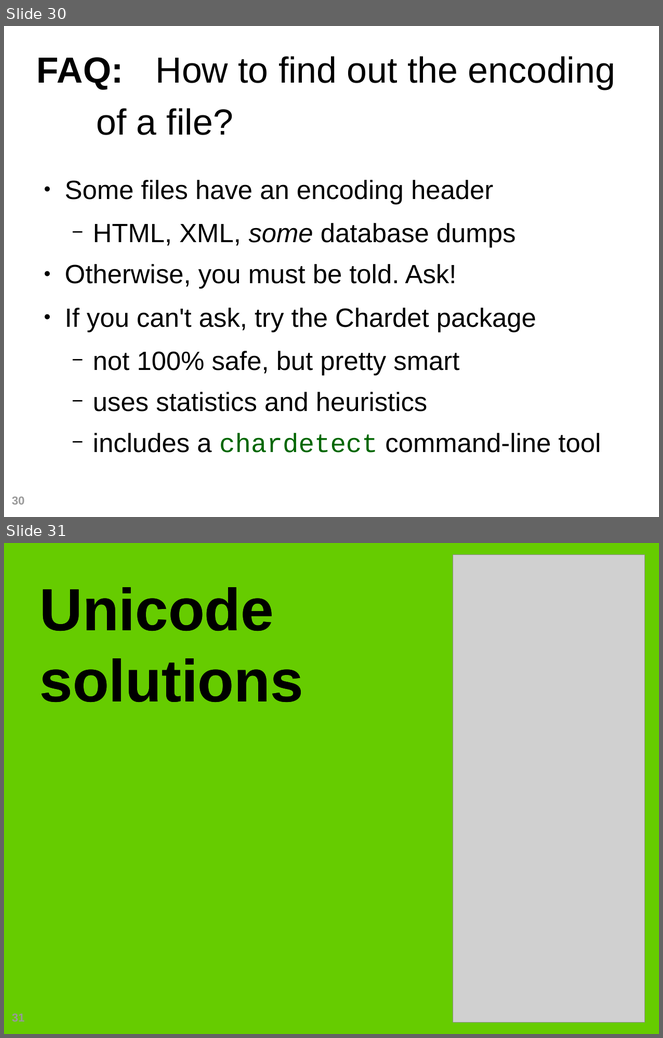
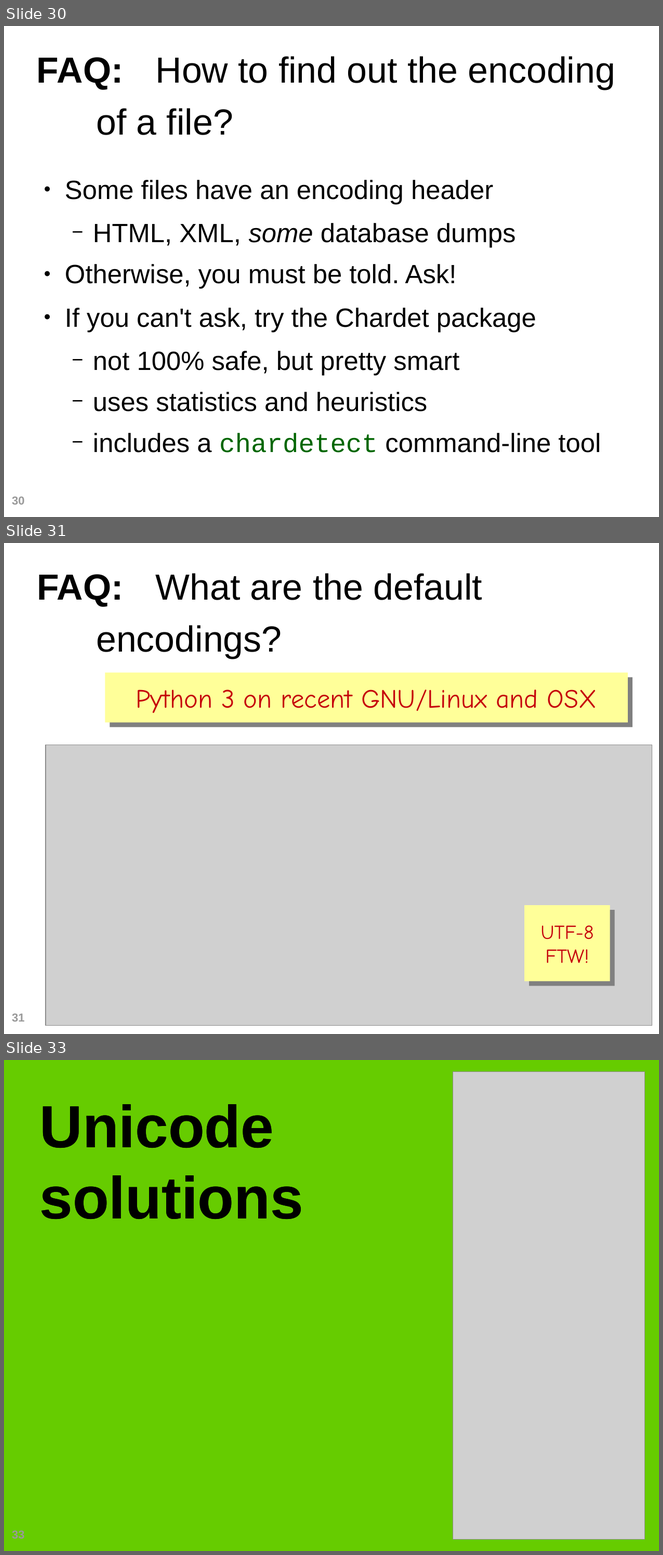
Before and after one commit to fluentpython/unicode-solutions, a slide deck: unicode-solutions.odp. Shown one above the other, each under a label of ours: slides 30 and 31 before the commit, slides 30, 31 and 33 after it; the slides between them are not shown. The pictures are 663x1038 and 663x1555 pixels, drawn with LibreOffice and Linux fonts; fonts in the diff are those of the drawing; grey boxes stand for pictures; background and template pictures are left out. Boxes give left, top, right and bottom in pixels: in the first picture for what was removed or moved away, otherwise in the second. Text is boxed around its words. In the diff, an @@ line names an element or a change of style, - is before the commit and + after.

Commit message:
default encodings

```diff
--- a/unicode-solutions.odp
+++ b/unicode-solutions.odp
@@ slide 31 added at bbox=[4, 543, 659, 1034], background #FFFFFF @@
@@ title added at bbox=[37, 573, 482, 659], 44 pt, text #000000 @@
+FAQ: What are the default
+encodings?
@@ rectangle added at bbox=[105, 672, 629, 722], fill #FFFF99, 32 pt, text #C5000B @@
+Python 3 on recent GNU/Linux and OSX
@@ picture added at bbox=[46, 745, 652, 1026] @@
@@ rectangle added at bbox=[525, 905, 610, 982], fill #FFFF99, 24 pt, text #C5000B @@
+UTF-8
+FTW!
@@ page number added at bbox=[12, 1014, 25, 1022], 14 pt, text #999999, bold @@
+31
@@ what was slide 31 is now slide 33 @@
@@ page number at bbox=[12, 1531, 25, 1539]: text changed @@
-31
+33
```
Also in this commit, not shown: 2 slides changed, 1 other slide added, 4 other files.
